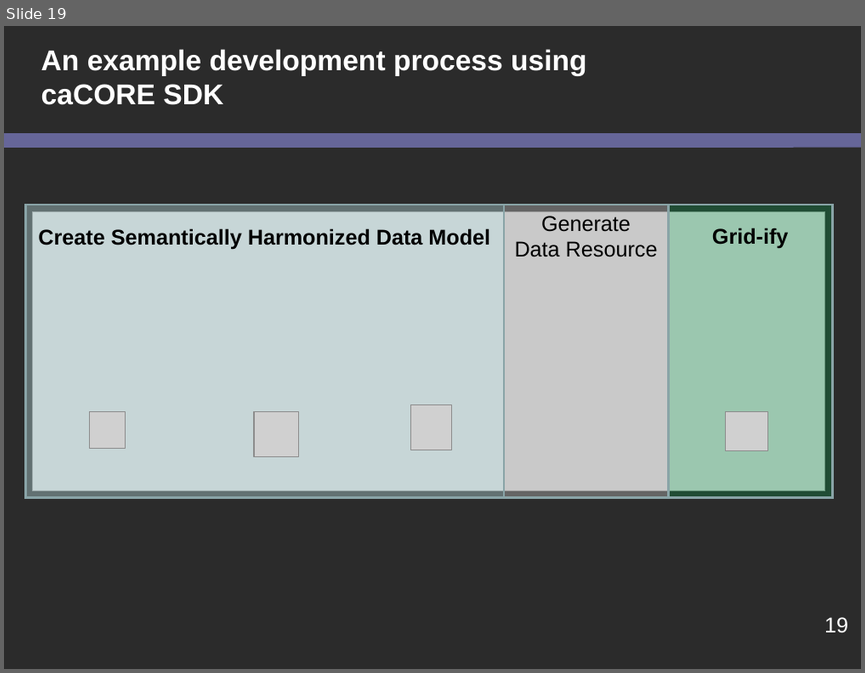
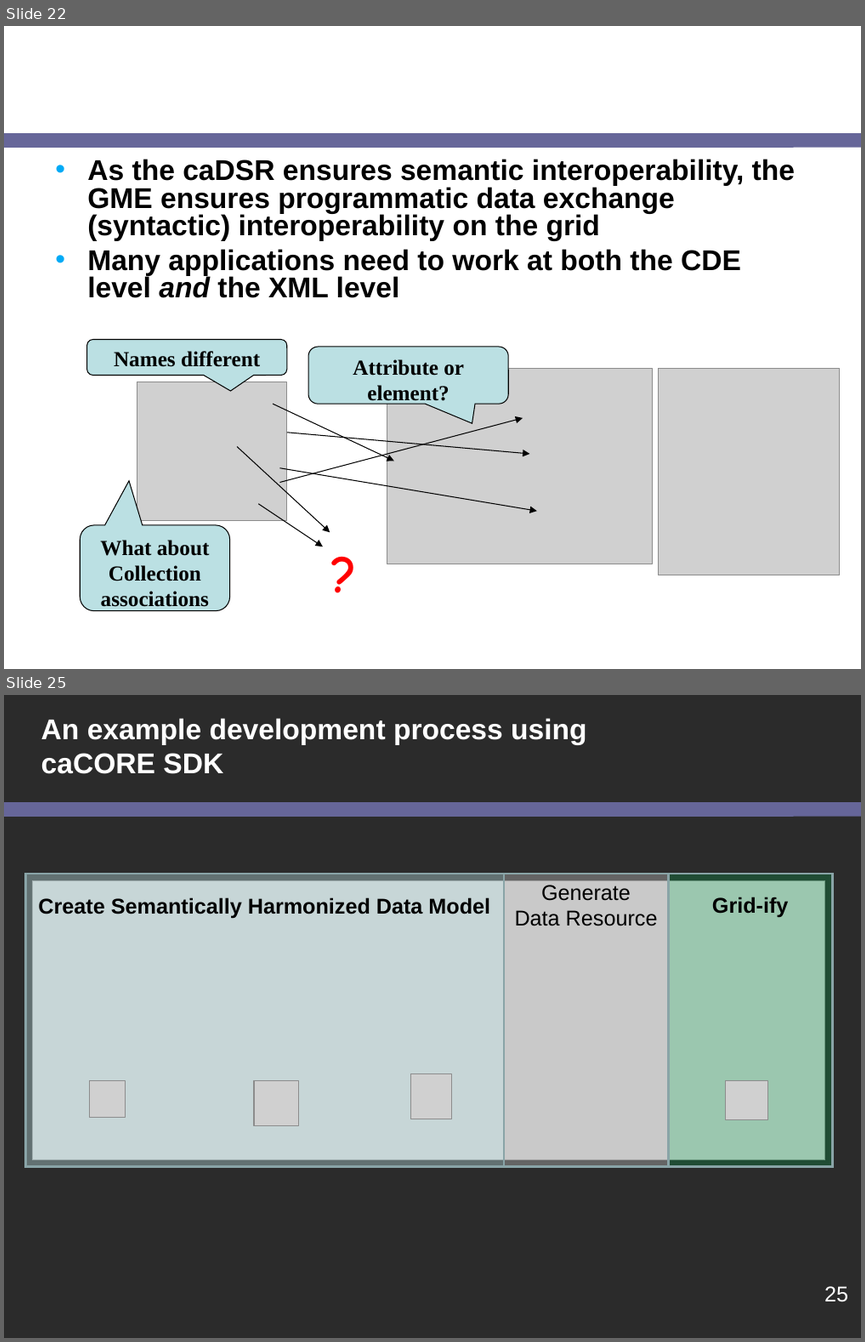
Before and after one commit to NCIP/cagrid-docs, a slide deck: presentations/overview/caGrid_Core_Overview_ONC.ppt. Shown one above the other, each under a label of ours: slide 19 before the commit, slides 22 and 25 after it; the slides between them are not shown. The pictures are 865x673 and 865x1342 pixels, drawn with LibreOffice and Linux fonts; fonts in the diff are those of the drawing; grey boxes stand for pictures; background and template pictures are left out; a plain dark background stands for a picture behind light text. Boxes give left, top, right and bottom in pixels: in the first picture for what was removed or moved away, otherwise in the second. Text is boxed around its words. In the diff, an @@ line names an element or a change of style, - is before the commit and + after.

```diff
--- a/presentations/overview/caGrid_Core_Overview_ONC.ppt
+++ b/presentations/overview/caGrid_Core_Overview_ONC.ppt
@@ slide 22 added at (4,26,861,669), background picture (left out); not listed: 2 template elements that a slide beside it also shows @@
@@ title added at (32,26,675,126), 26 pt, text #FFFFFF, bold @@
+Connecting the caDSR and GME (the problem)
@@ text added at (87,159,794,298), 24 pt, text #000000, bold @@
+• As the caDSR ensures semantic interoperability, the GME ensures programmatic data exchange (syntactic) interoperability on the grid
+• Many applications need to work at both the CDE level and the XML level
@@ rounded speech box added at (87,340,287,375), fill #BBE0E3, outline #000000 0.74 pt, 18 pt, text #000000, bold @@
+Names different
@@ rounded speech box added at (308,346,508,404), fill #BBE0E3, outline #000000 0.74 pt, 18 pt, text #000000, bold @@
+Attribute or element?
@@ picture added at (137,382,287,521) @@
@@ picture added at (387,368,652,563) @@
@@ picture added at (658,368,840,575) @@
@@ arrow added from (273, 404) to (394, 460), #000000 0.74 pt @@
@@ arrow added from (280, 482) to (522, 418), #000000 0.74 pt @@
@@ arrow added from (287, 432) to (530, 454), #000000 0.74 pt @@
@@ arrow added from (237, 447) to (330, 533), #000000 0.74 pt @@
@@ arrow added from (280, 468) to (537, 511), #000000 0.74 pt @@
@@ arrow added from (258, 503) to (323, 546), #000000 0.74 pt @@
@@ rounded speech box added at (80,525,230,610), fill #BBE0E3, outline #000000 0.74 pt, 18 pt, text #000000, bold @@
+What about Collection associations
@@ text added at (316,546,373,596), 44 pt, text #FF0000, bold @@
+?
@@ what was slide 19 is now slide 25 @@
@@ page number at (824,1286,848,1302): text changed @@
-19
+25
```
Also in this commit, not shown: 2 slides changed, 11 other slides added.
